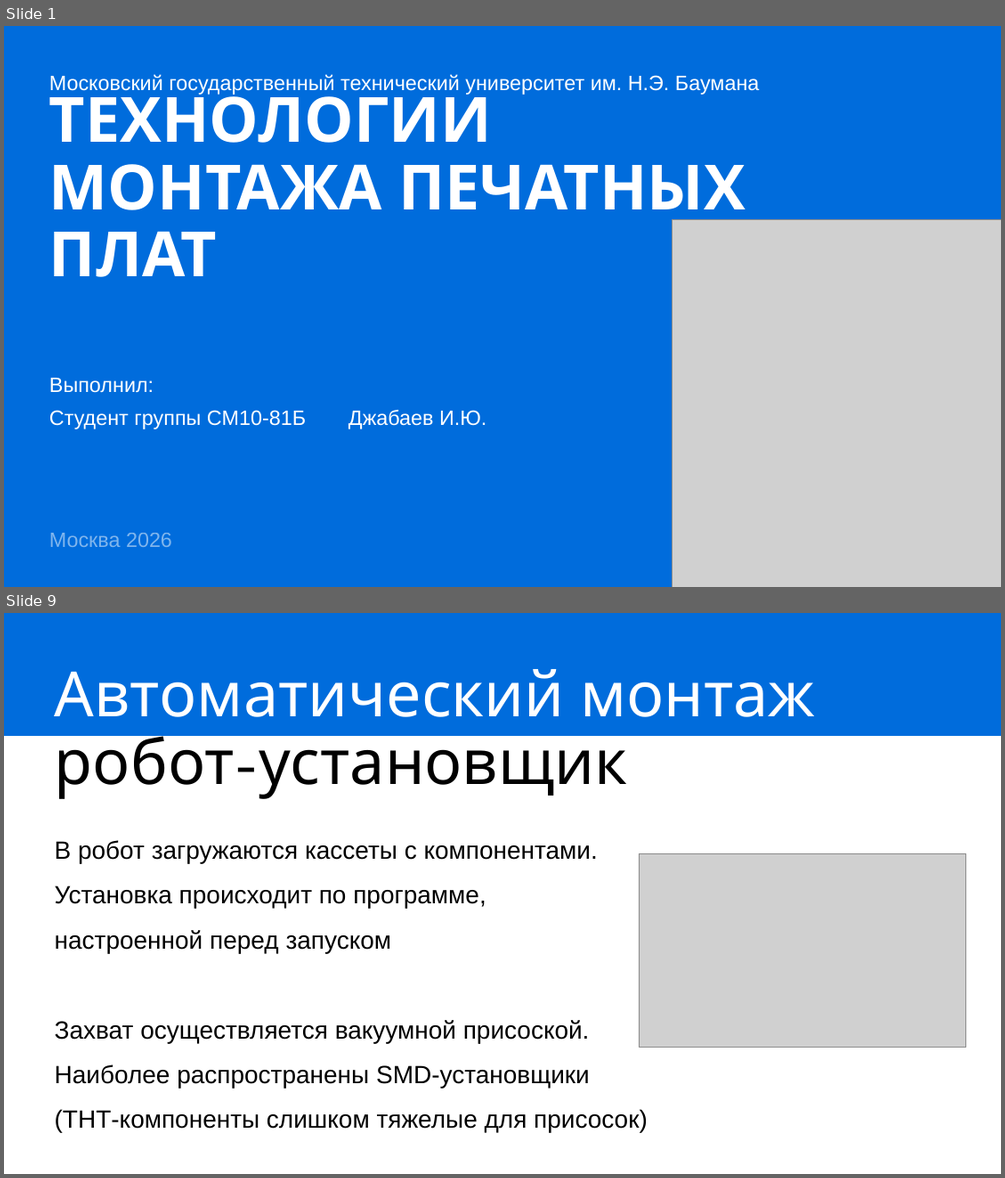
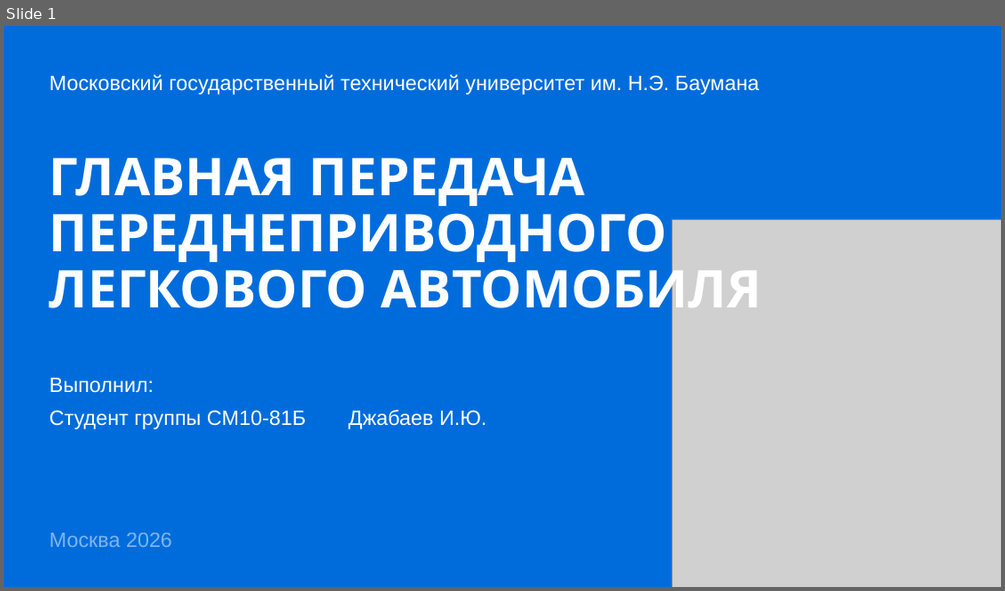
Before and after one commit to IbrahimDzheby/Diplom, a slide deck: МРиПЭ/Защита.pptx. Shown one above the other, each under a label of ours: slides 1 and 9 before the commit, slide 1 after it; the slides between them are not shown. The pictures are 1005x1178 and 1005x591 pixels, drawn with LibreOffice and Linux fonts; fonts in the diff are those of the drawing; grey boxes stand for pictures. Boxes give left, top, right and bottom in pixels: in the first picture for what was removed or moved away, otherwise in the second. Text is boxed around its words. In the diff, an @@ line names an element or a change of style, - is before the commit and + after.

```diff
--- a/МРиПЭ/Защита.pptx
+++ b/МРиПЭ/Защита.pptx
@@ slide 9 removed at (4,613,1001,1174), background #FFFFFF @@
@@ rectangle removed at (4,613,1001,736) @@
@@ title removed at (55,669,815,799) @@
-Автоматический монтаж
-робот-установщик
@@ text removed at (55,840,647,1133) @@
-В робот загружаются кассеты с компонентами.
-Установка происходит по программе,
-настроенной перед запуском
-Захват осуществляется вакуумной присоской.
-Наиболее распространены SMD-установщики
-(THT-компоненты слишком тяжелые для присосок)
@@ picture removed at (639,853,966,1046) @@
@@ slide 1 changed as well @@
@@ title at (49,158,761,321): text changed; size 60 to 50 pt @@
-ТЕХНОЛОГИИ МОНТАЖА ПЕЧАТНЫХ ПЛАТ
+ГЛАВНАЯ ПЕРЕДАЧА
+ПЕРЕДНЕПРИВОДНОГО
+ЛЕГКОВОГО АВТОМОБИЛЯ
```
Also in this commit, not shown: 10 slides added, 9 other slides removed, 3 other files.
